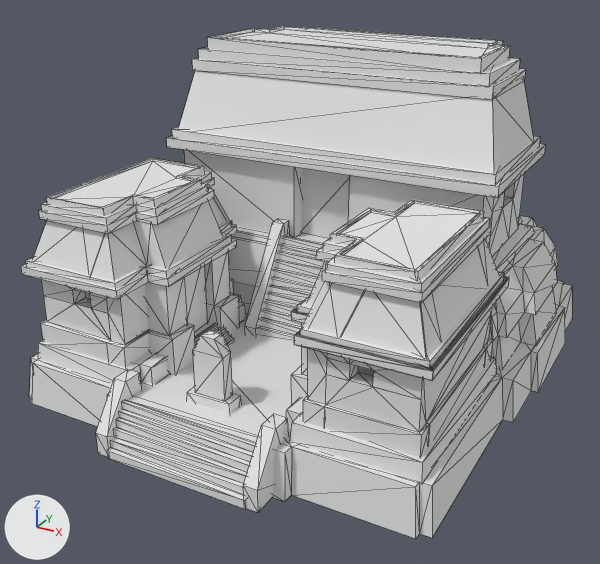
An edit to the COLLADA model art/meshes/structural/maya_protoclassic/barracks.dae, drawn before and after from the same camera.
Before and after are seen from a camera (50 mm lens) standing at (15.9, -30.7, 17.6) and looking at (-0.2, -1.5, 3.0). The lights are fixed; the arrows at lower left show +X, +Y and +Z. Mesh edges are drawn as thin lines. Where no turn or scale is listed for an object, it has been applied to the vertices. Vertices at the same position are counted once.

The first picture shows 'barracks'.
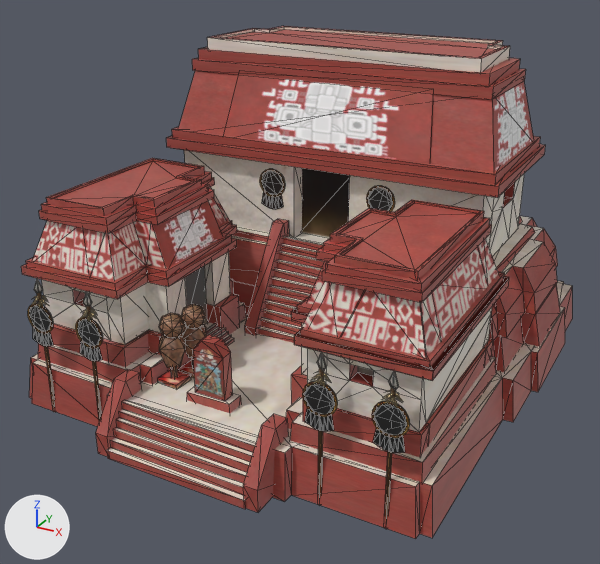
Changed parts and their boxes (x1, y1, x2, y2) in the pictures (600 x 564 px; the box of a moved part takes in the faces that stretch with it):
part 1 of me_cubo_106, added (brown)
    after: (182, 325, 207, 358)
part 2 of me_cubo_106, added (brown)
    after: (159, 333, 186, 368)
part 3 of me_cubo_106, built on
    before: (193, 330, 231, 358)
    after: (28, 75, 433, 522)
part 4 of me_cubo_106, moved or reshaped
    before: (233, 282, 557, 368)
    after: (233, 282, 560, 372)
part 5 of me_cubo_106, surface changed (white to brown)
    both: (21, 71, 509, 512)
part 6 of me_cubo_106, recoloured
    both: (29, 26, 572, 539)

What changed in the scene script:
```text
Add img_maya_protoclassic_struct_png:
    img_maya_protoclassic_struct_png = load_image('maya_protoclassic_struct.png', '../../../textures/skins/structural/maya_protoclassic_struct.png', 2048, 1024, 'sRGB')
Add mat_material_001:
    mat_material_001 = principled_material('Material.001')
    mat_material_001.texture = img_maya_protoclassic_struct_png
Change me_cubo_106:
    used by ob_barracks; location = (0.0, -2.37, 0.0)
    remove me_cubo_106.from_pydata(...)  # 1248 vertices, 1757 faces; spans x -10.0..9.9, y -8.7..13.2, z -1.4..12.6
    add me_cubo_106.from_pydata(...)  # 2292 vertices, 3393 faces; spans x -10.0..9.9, y -8.7..13.2, z -1.5..12.6
    me_cubo_106 part 1: a new loose piece, an icosphere of 20 faces spanning x -3.0..-1.5, y -5.0..-3.5, z 1.3..2.6, in mat_material_001 (picture img_maya_protoclassic_struct_png)
    me_cubo_106 part 2: a new loose piece, an icosphere of 20 faces spanning x -3.2..-1.8, y -6.0..-4.6, z 1.3..2.6, in mat_material_001 (picture img_maya_protoclassic_struct_png)
    me_cubo_106 part 3: 4 vertices moved from x -0.5..0.1, y -6.1..-5.6, z 3.4 to x -0.5..0.1, y -6.1..-5.6, z 3.2; 1008 vertices added at x -8.2..8.2, y -7.5..3.6, z -1.5..11.3
    me_cubo_106 part 4: 48 vertices moved from x -9.6..9.4, y 1.5..12.6, z 0.4..2.0 to x -9.7..9.6, y 1.2..12.8, z 0.4..2.0
    me_cubo_106 part 5: 290 kept faces spanning x -8.8..8.7, y -8.7..10.8, z -1.4..11.3 get new texture (UV) coordinates
    me_cubo_106 part 6: 1757 faces spanning x -10.0..9.9, y -8.7..13.2, z -1.4..12.6 switch from no material to mat_material_001 (picture img_maya_protoclassic_struct_png)
```
